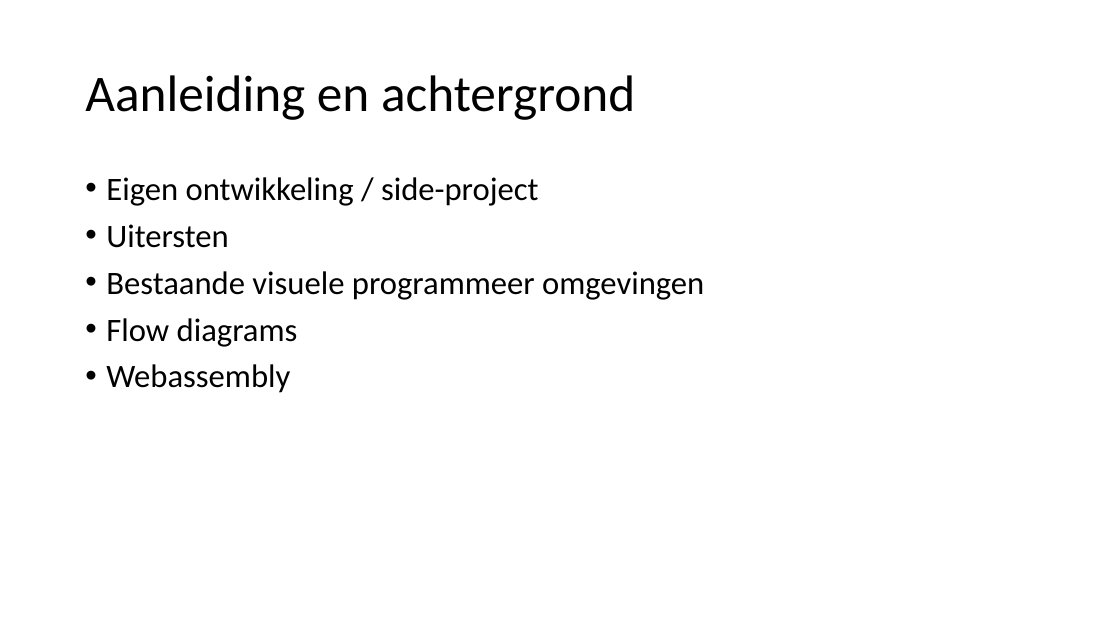
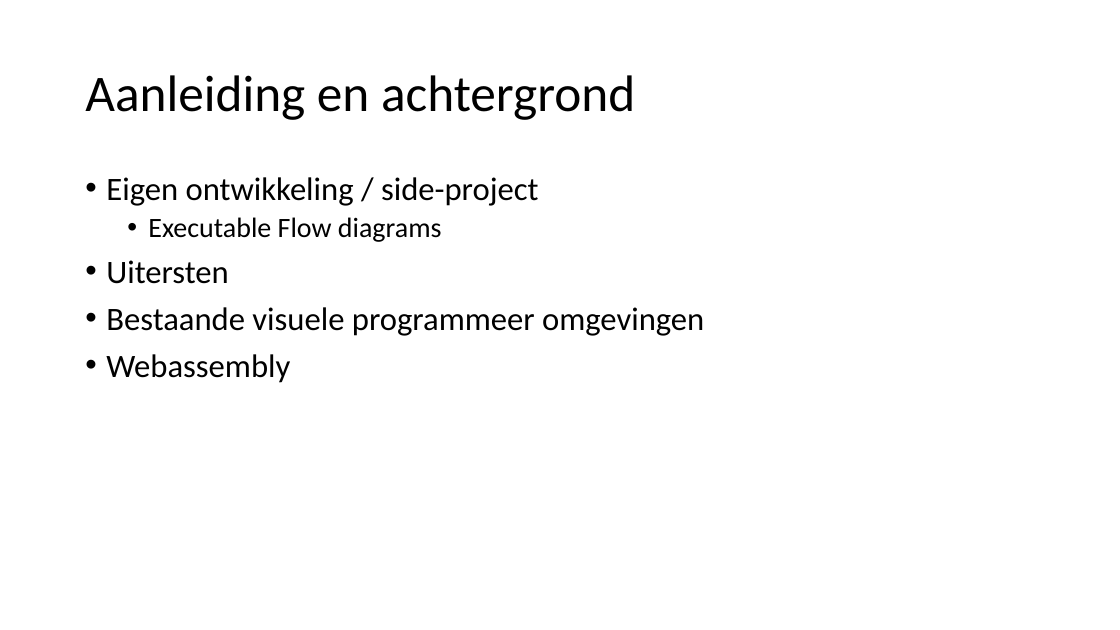
Before and after one commit to devhelpr/dotnedsaturday, a slide deck: slide 3 of powerpoint/DotNedSaturday-Visual Webassembly compiler.pptx. Drawn at 1120x630 pixels with LibreOffice and Linux fonts; fonts in the diff are those of the drawing. Boxes give left, top, right and bottom in pixels: in the first picture for what was removed or moved away, otherwise in the second. Text is boxed around its words. In the diff, an @@ line names an element or a change of style, - is before the commit and + after.

```diff
--- a/powerpoint/DotNedSaturday-Visual Webassembly compiler.pptx
+++ b/powerpoint/DotNedSaturday-Visual Webassembly compiler.pptx
@@ text at (148, 217, 442, 242): paragraph added @@
+  • Executable Flow diagrams
@@ text at (106, 318, 298, 347): paragraph removed @@
-• Flow diagrams
```
Also in this commit, not shown: 5 other slides changed, 1 slide added.
